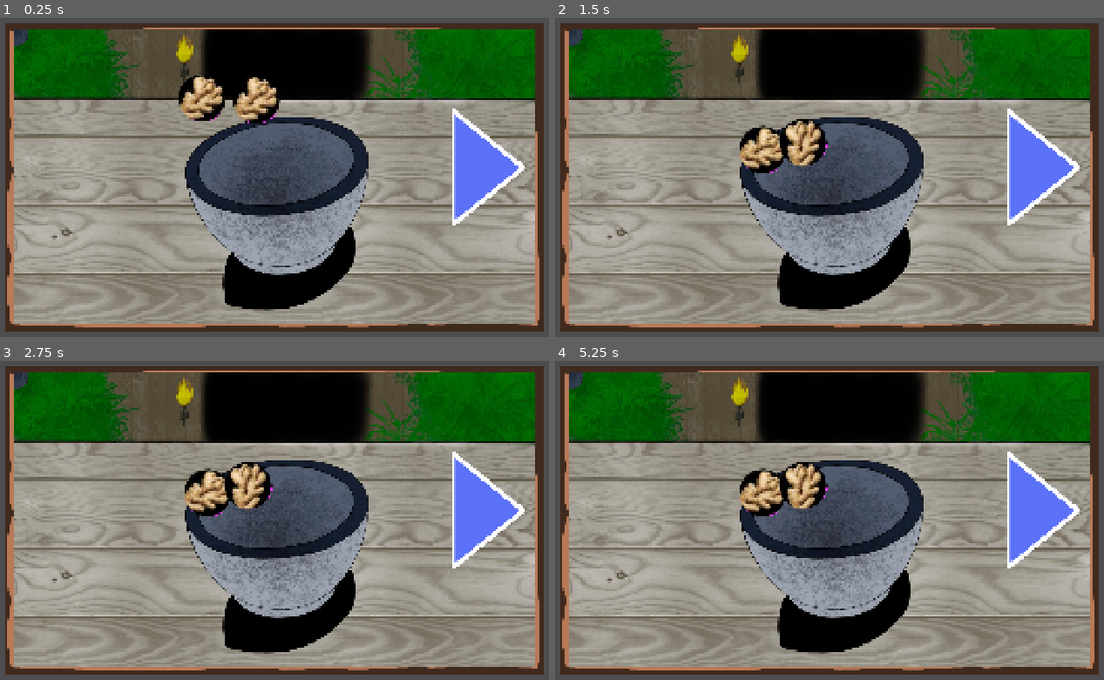
Above: before the commit, frames 1-4 (two rows, left to right).
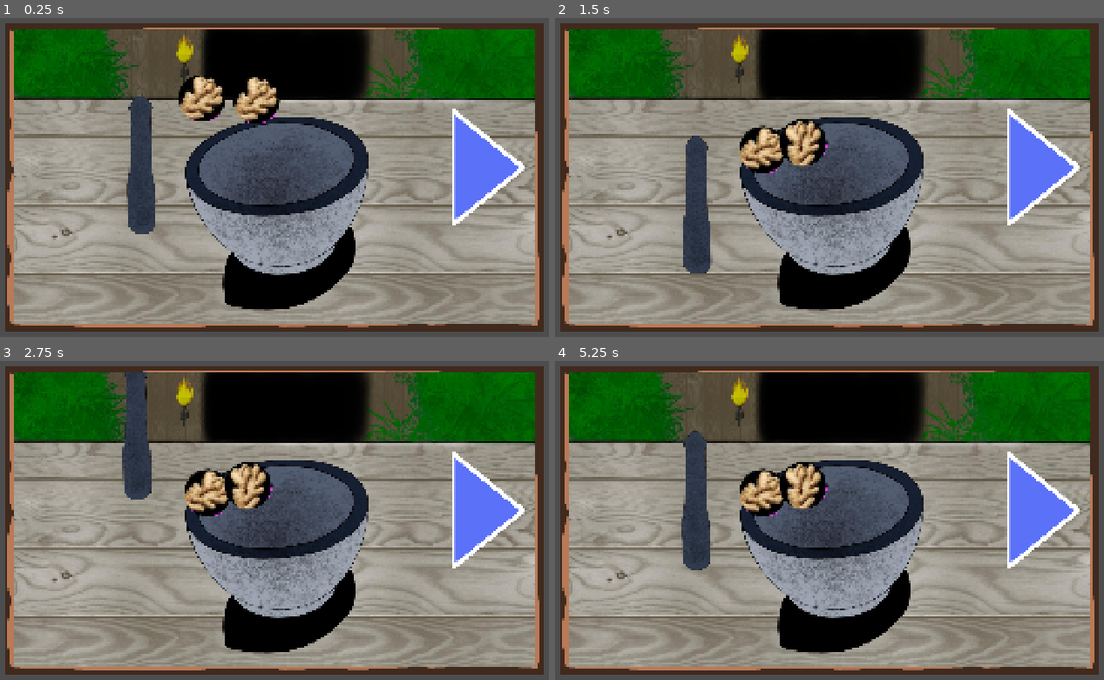
Above: after the commit, the same moments.

Repository: unimelb-game-makers/Team-Quibble-Production
Game: Godot game, scene res://scenes/user_interface/example_pop_up.tscn
Two runs of this game, one before a commit and one after it. Both use one fixed random seed, a clock stepped at 60 frames per second and the inputs below. This scene is started directly instead of the project's main scene.
Inputs (mouse positions are in pixels of both pictures, inside the frame that each line leads up to):
- Up to frame 1 (0.25 s): no input
- Up to frame 2 (1.5 s): move the mouse to (983, 158) at 0.52 s; press the mouse at (983, 158) at 0.53 s; hold D (move_right) 0.53-1.25 s; release the mouse at (983, 158) at 1.25 s; tap Enter at 1.25 s; drag from (692, 196) to (796, 257) at 1.27 s
- Up to frame 3 (2.75 s): move the mouse to (345, 434) at 2.02 s; hold D (move_right) from 2.03 s (still down); hold Right (camera_right) from 2.03 s (still down); click (345, 434) at 2.17 s
- Up to frame 4 (5.25 s): release D (move_right) at 2.75 s; release Right (camera_right) at 2.75 s; drag from (796, 600) to (620, 463) at 2.77 s; tap Space at 3.5 s; move the mouse to (1038, 577) at 3.52 s; hold A (move_left) 3.53-4.25 s; tap Up (zoom_in) at 3.6 s; click (1038, 577) at 3.67 s; drag from (620, 463) to (725, 421) at 4.27 s; tap Enter at 5 s; move the mouse to (862, 520) at 5.02 s; press the mouse at (862, 520) at 5.03 s; hold S (move_down) from 5.03 s (still down)

The runs differ from the first frame. In frame 1, 1.9% of the frame differs, in the area x 2-29%, y 3-68%; in frame 2, 1.9%; in frame 3, 1.9%; in frame 4, 2.0%, in the area x 2-29%, y 3-66%.

Commit message:
fixed: not reading mouse when in sub viewport

Diff:
--- a/cozy-potion-game/scripts/minigame/crushing_minigame/pestle.gd
+++ b/cozy-potion-game/scripts/minigame/crushing_minigame/pestle.gd
@@ -4,9 +4,10 @@
 @export var max_speed: float
 @export var curve: Curve
 
+
 func _physics_process(_delta: float) -> void:
 	#direction to move
-	var mouse_world_position = get_viewport().get_mouse_position()
+	var mouse_world_position = get_tree().root.get_mouse_position()
 	var move_dir = (mouse_world_position - position).normalized()
 
 	#the speed we move towards the cursor is dependent on how far away we are from it
